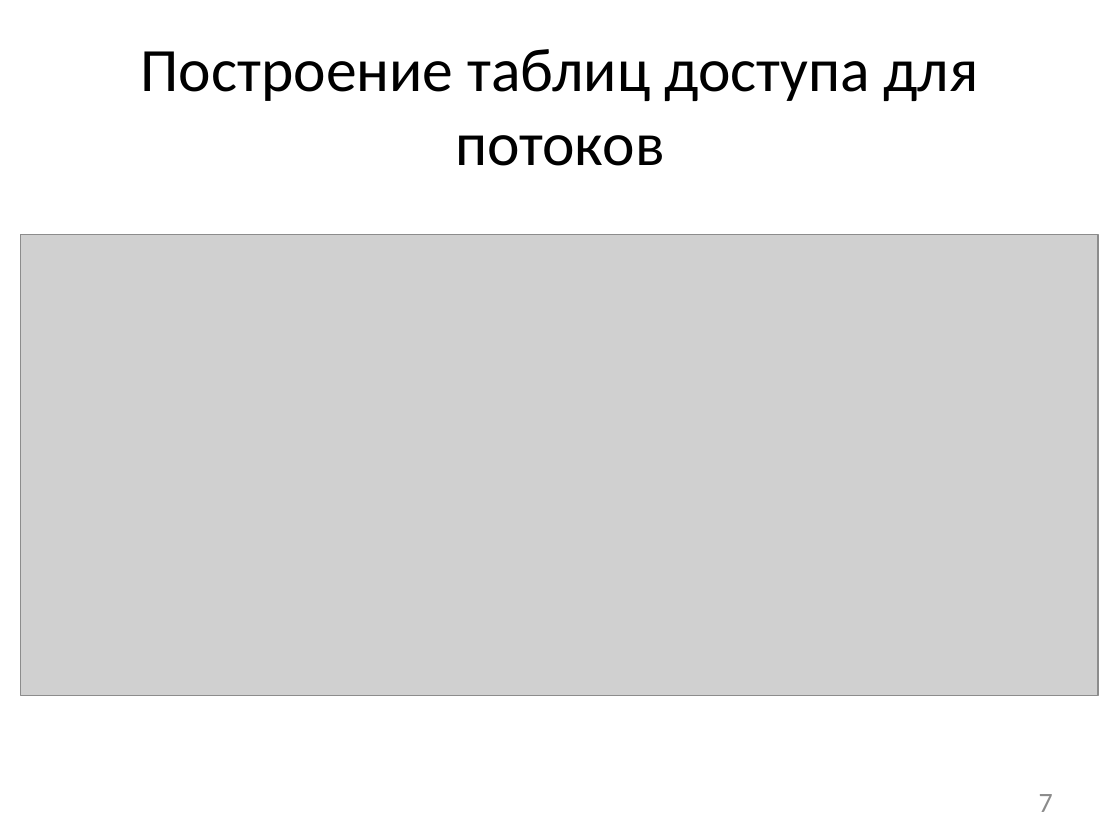
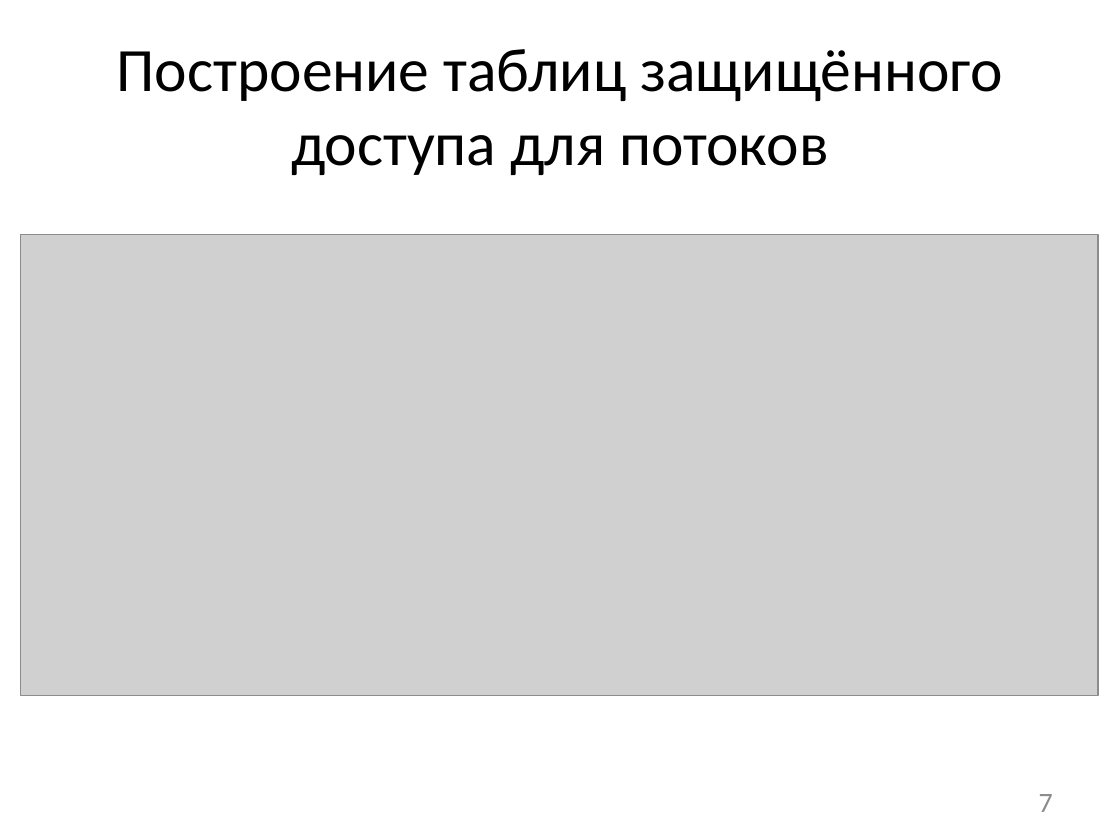
Before and after one commit to afrolovskiy/diplom, a slide deck: slide 7 of presentations/diplom/static race detection.pptx. Drawn at 1120x840 pixels with LibreOffice and Linux fonts; fonts in the diff are those of the drawing; grey boxes stand for pictures. Boxes give left, top, right and bottom in pixels: in the first picture for what was removed or moved away, otherwise in the second. Text is boxed around its words. In the diff, an @@ line names an element or a change of style, - is before the commit and + after.

```diff
--- a/presentations/diplom/static race detection.pptx
+++ b/presentations/diplom/static race detection.pptx
@@ title at <box>117,49,1002,175</box>: text changed @@
-Построение таблиц доступа для потоков
+Построение таблиц защищённого доступа для потоков
```
Also in this commit, not shown: 3 other files.
